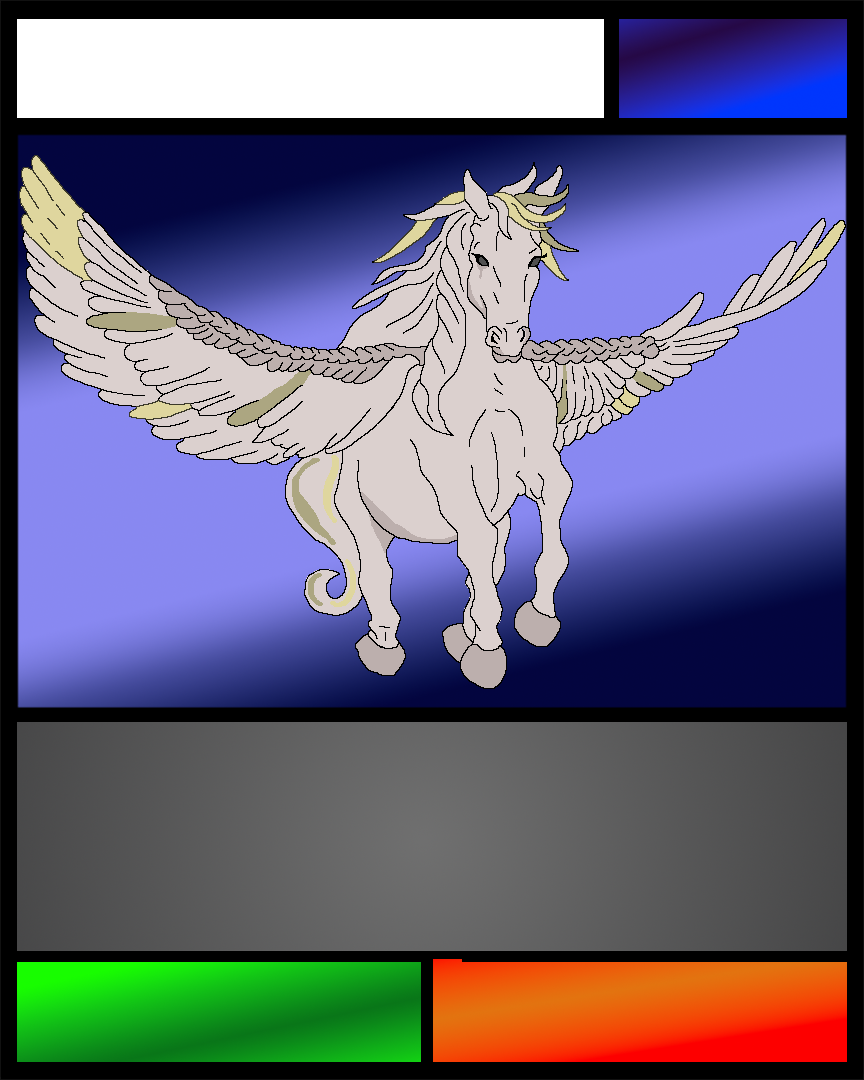
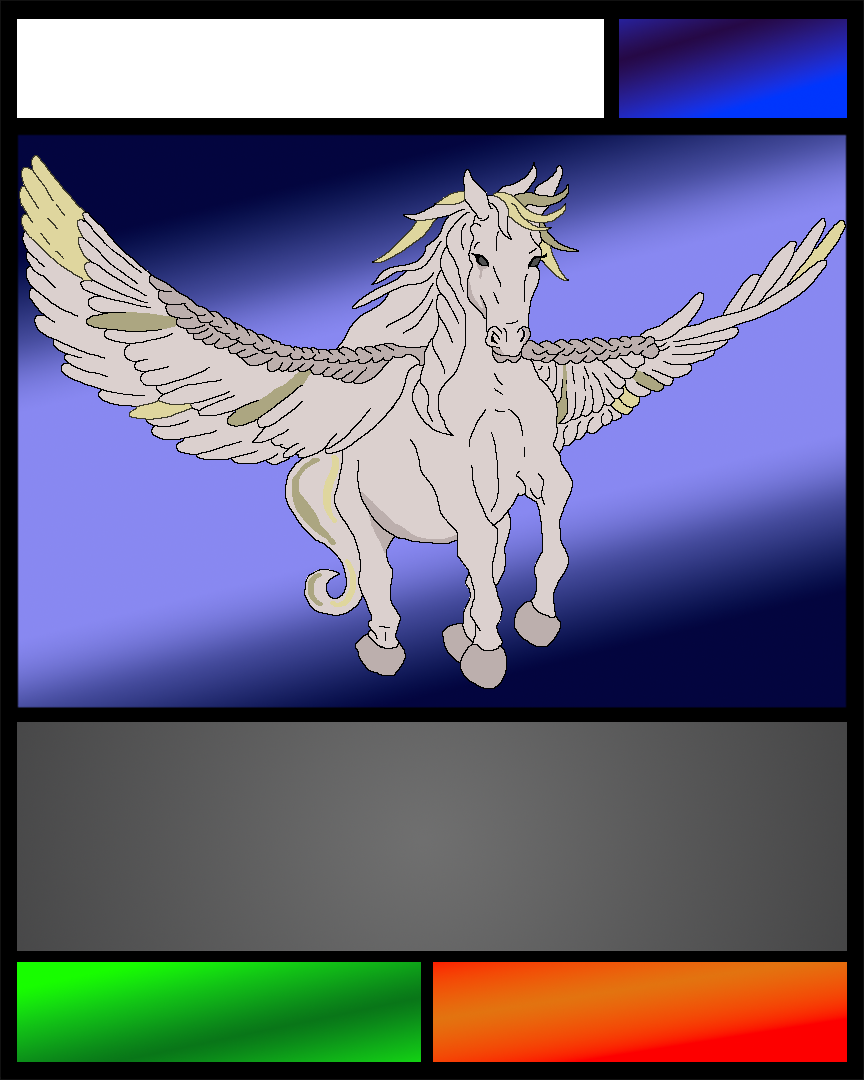
Two versions of the same layered image (864 × 1080). Layer-by-layer changes:
renamed "Linie 17" to "Card", painted on it over (x1=433, y1=959, x2=462, y2=962)
